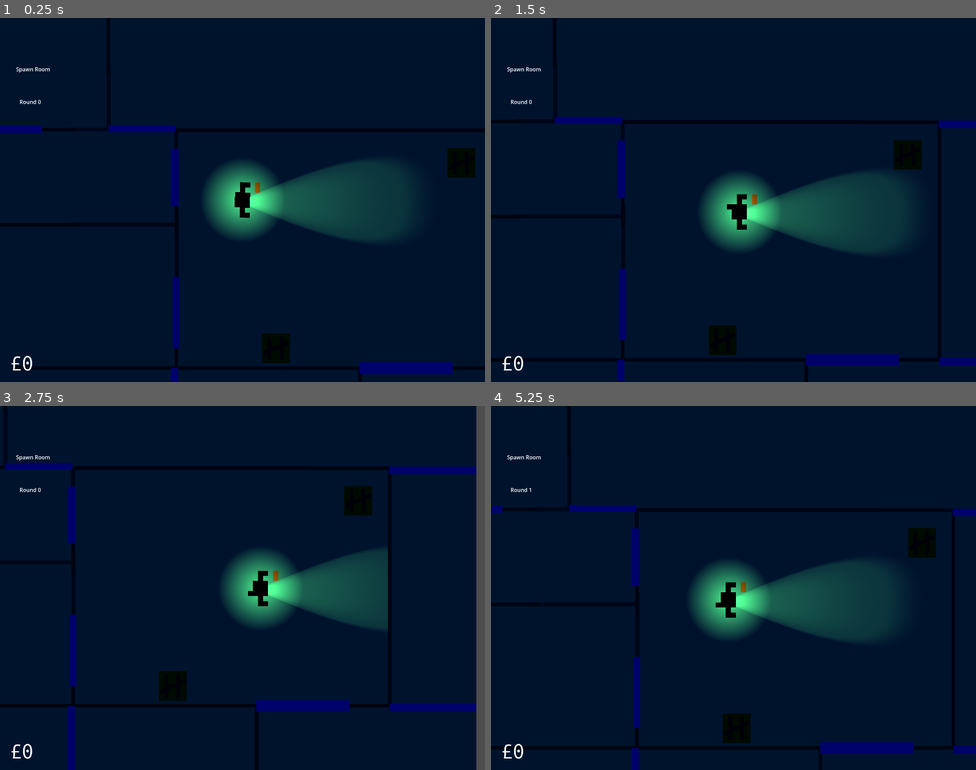
Above: before the commit, frames 1-4 (two rows, left to right).
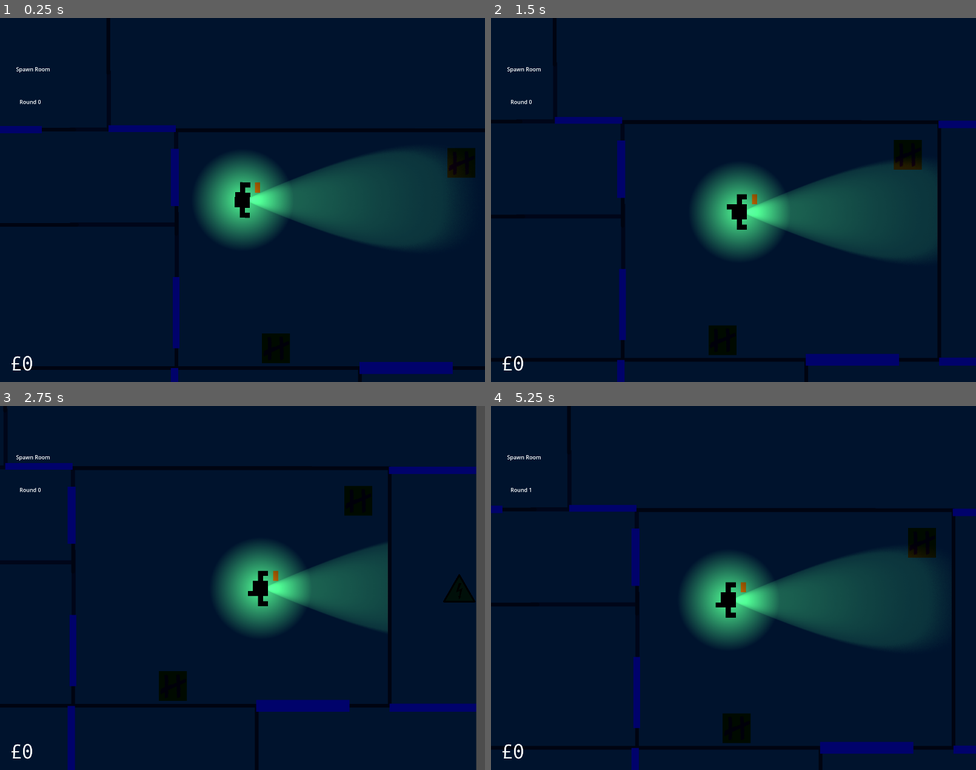
Above: after the commit, the same moments.

Repository: hamzuh/DoubleTap
Game: Godot game, scene res://basescene.tscn
The game is run twice, just before and just after one commit, with the same random seed, the same clock (stepped at 60 frames per second) and the same inputs.
Inputs (mouse positions are in pixels of both pictures, inside the frame that each line leads up to):
- Up to frame 1 (0.25 s): no input
- Up to frame 2 (1.5 s): tap Enter (ui_accept) at 0.5, 0.77, 0.8, 1.07, 1.35 s; move the mouse to (840, 181) at 0.52 s; hold Right (ui_right) 0.53-1.28 s; click (840, 181) at 0.6 s; move the mouse to (636, 218) at 1.27 s; hold Down (ui_down) from 1.28 s (still down)
- Up to frame 3 (2.75 s): tap Enter (ui_accept) at 1.52, 1.82, 2.3 s; click (145, 606) at 1.55 s; move the mouse to (291, 507) at 2.02 s; release Down (ui_down) at 2.03 s; hold Right (ui_right) from 2.03 s (still down); right-click (291, 507) at 2.1 s
- Up to frame 4 (5.25 s): move the mouse to (709, 660) at 2.77 s; release Right (ui_right) at 2.78 s; hold Up (ui_up) 2.78-3.53 s; click (709, 660) at 2.85 s; tap Enter (ui_accept) at 3.02, 3.32, 3.77, 3.8, 4.07, 4.35, 4.52, 4.82 s; move the mouse to (879, 642) at 3.52 s; hold Left (ui_left) 3.53-5.03 s; click (879, 642) at 3.6 s; move the mouse to (588, 533) at 4.27 s; click (588, 533) at 4.55 s; move the mouse to (757, 588) at 5.02 s; hold Down (ui_down) from 5.03 s (still down); right-click (757, 588) at 5.1 s

The runs differ from the first frame. In frame 1, 4.2% of the frame differs, in the area x 40-94%, y 36-63%; in frame 2, 3.9%; in frame 3, 2.8%; in frame 4, 4.2%.
Error before the commit: Invalid access to property or key 'affect_navigation_mesh' on a base object of type 'null instance'. (res://Scripts/level_1.gd:13)

Commit message:
Organised files, added Power Switch.

Diff:
--- a/Entities/bullet.tscn
+++ b/Entities/bullet.tscn
@@ -1,7 +1,7 @@
-[gd_scene load_steps=4 format=3 uid="uid://c3iyx08qiq3g0"]
+[gd_scene format=3 uid="uid://c3iyx08qiq3g0"]
 
-[ext_resource type="Script" path="res://Scripts/bullet.gd" id="1_bmxmr"]
-[ext_resource type="Texture2D" uid="uid://db45asmwuo3bu" path="res://Art/bullet.png" id="1_c1lba"]
+[ext_resource type="Script" uid="uid://bs6xi2p81l4dg" path="res://Scripts/bullet.gd" id="1_bmxmr"]
+[ext_resource type="Texture2D" uid="uid://db45asmwuo3bu" path="res://Art/Misc/bullet.png" id="1_c1lba"]
 
 [sub_resource type="CircleShape2D" id="CircleShape2D_q585c"]
 radius = 13.0
--- a/Entities/enemy.tscn
+++ b/Entities/enemy.tscn
@@ -1,7 +1,7 @@
 [gd_scene format=3 uid="uid://71jhvkusrjf2"]
 
 [ext_resource type="Script" uid="uid://dvwfdnr7sk5wn" path="res://Scripts/Enemy.gd" id="1_rcy1f"]
-[ext_resource type="Texture2D" uid="uid://c24jw8vj2v1ya" path="res://Art/enemy.png" id="2_hyxkg"]
+[ext_resource type="Texture2D" uid="uid://c24jw8vj2v1ya" path="res://Art/Enemies/enemy.png" id="2_hyxkg"]
 
 [sub_resource type="CircleShape2D" id="CircleShape2D_7upyn"]
 radius = 17.0
--- a/Entities/followerenemy.tscn
+++ b/Entities/followerenemy.tscn
@@ -1,7 +1,7 @@
 [gd_scene format=3 uid="uid://bjoeob5rnrna2"]
 
 [ext_resource type="Script" uid="uid://c5b3ape1fuatr" path="res://Scripts/followerEnemy.gd" id="1_swvey"]
-[ext_resource type="Texture2D" uid="uid://c24jw8vj2v1ya" path="res://Art/enemy.png" id="2_sngmf"]
+[ext_resource type="Texture2D" uid="uid://c24jw8vj2v1ya" path="res://Art/Enemies/enemy.png" id="2_sngmf"]
 
 [sub_resource type="CircleShape2D" id="CircleShape2D_7upyn"]
 radius = 17.0
--- a/Entities/player.tscn
+++ b/Entities/player.tscn
@@ -26,8 +26,8 @@
 [ext_resource type="AudioStream" uid="uid://yln8fww8fcs7" path="res://Audio/Player/punch.wav" id="24_g7r2t"]
 [ext_resource type="AudioStream" uid="uid://dlmarqxoc4u8o" path="res://Audio/Player/kick.wav" id="25_x2ley"]
 [ext_resource type="PackedScene" uid="uid://d0360nvb08v21" path="res://Entities/Weapon.tscn" id="26_8qynv"]
-[ext_resource type="Texture2D" uid="uid://c46oujf05mf6" path="res://Art/neutrallight.png" id="27_kksrn"]
-[ext_resource type="Texture2D" uid="uid://dbfo3ovgk4rx" path="res://Art/torch_light.png" id="28_jcafi"]
+[ext_resource type="Texture2D" uid="uid://c46oujf05mf6" path="res://Art/Light Textures/neutrallight.png" id="27_kksrn"]
+[ext_resource type="Texture2D" uid="uid://dbfo3ovgk4rx" path="res://Art/Light Textures/torch_light.png" id="28_jcafi"]
 
 [sub_resource type="SpriteFrames" id="SpriteFrames_6fhto"]
 animations = [{
@@ -197,11 +197,13 @@
 [node name="AuraLight" type="PointLight2D" parent="." unique_id=771704844]
 shadow_enabled = true
 texture = ExtResource("27_kksrn")
+texture_scale = 1.2
 
 [node name="Flashlight" type="PointLight2D" parent="." unique_id=902210503]
 shadow_enabled = true
 texture = ExtResource("28_jcafi")
-offset = Vector2(300, 0)
+offset = Vector2(380, -6)
+texture_scale = 1.2
 
 [connection signal="animation_finished" from="PlayerAnimations" to="State Machine/Attack" method="_on_player_animations_animation_finished"]
 [connection signal="animation_finished" from="PlayerAnimations" to="State Machine/Attack2" method="_on_player_animations_animation_finished"]
--- a/Entities/spawner.tscn
+++ b/Entities/spawner.tscn
@@ -1,7 +1,7 @@
 [gd_scene format=3 uid="uid://bxj6t3coq1d7r"]
 
 [ext_resource type="Script" uid="uid://crikve1pfb73y" path="res://Scripts/spawner.gd" id="1_vooox"]
-[ext_resource type="Texture2D" uid="uid://djbwwt5f5lncc" path="res://Art/Spawners/spawnerlocked.png" id="2_q5cin"]
+[ext_resource type="Texture2D" uid="uid://djbwwt5f5lncc" path="res://Art/Environment/Spawners/spawnerlocked.png" id="2_q5cin"]
 
 [node name="Spawner1" type="Node2D" unique_id=1268905064]
 script = ExtResource("1_vooox")
--- a/Misc/HUD.tscn
+++ b/Misc/HUD.tscn
@@ -37,6 +37,24 @@
 horizontal_alignment = 1
 vertical_alignment = 1
 
+[node name="Power Prompt" type="Label" parent="." unique_id=1346978891]
+visible = false
+anchors_preset = -1
+anchor_left = 0.5
+anchor_top = 0.8
+anchor_right = 0.5
+anchor_bottom = 0.8
+offset_left = -350.0
+offset_top = -49.0
+offset_right = 350.0
+offset_bottom = 21.0
+grow_horizontal = 2
+grow_vertical = 2
+theme_override_font_sizes/font_size = 50
+text = "Press X to switch the power on"
+horizontal_alignment = 1
+vertical_alignment = 1
+
 [node name="Door Debug" type="Label" parent="." unique_id=773563218]
 visible = false
 offset_left = 1160.0
--- a/Scripts/HUD.gd
+++ b/Scripts/HUD.gd
@@ -5,6 +5,7 @@
 @onready var doorDebug = $"Door Debug"
 @onready var roundCounter = $"Round Counter"
 @onready var roomDebug = $"Room Debug"
+@onready var powerMessage = $"Power Prompt"
 
 func _on_player_money_changed(money):
 	moneyLabel.text = ("£" + str(money))
@@ -24,3 +25,10 @@
 
 func _on_main_round_start(roundCount: Variant) -> void:
 	roundCounter.text = "Round " + str(roundCount)
+
+func _on_level_powermessage(openOrClose: Variant) -> void:
+	if openOrClose:
+		powerMessage.text = ("Press X to switch the power on")
+		powerMessage.visible = true
+	else:
+		powerMessage.visible = false
--- a/Scripts/Player/CharacterBody2D.gd
+++ b/Scripts/Player/CharacterBody2D.gd
@@ -21,9 +21,13 @@
 var doorNum: int = 0
 var cost: int = 0
 
+# Switch Variable
+var powerSwitch: bool = false
+
 # Signals
 signal money_changed()
 signal buy_door(doorNum)
+signal powerOn()
 
 # State Machines Variables
 @onready var state_machine: Node = $"State Machine"
@@ -83,8 +87,18 @@
 		if buyDoor and (money >= cost):
 			buy_door.emit(doorNum)
 			spend_money(cost)
+		if powerSwitch:
+			powerOn.emit()
+			$AuraLight.visible = false
+			$Flashlight.visible = false
 	if Input.is_action_just_released("shootaction"):
 		weapon.releaseTrigger()
 		speed = 300
 	if Input.is_action_just_pressed("Swap Weapon"):
 		weapon.swap()
+
+func _on_level_powermessage(openOrClose: Variant) -> void:
+	if openOrClose:
+		powerSwitch = true
+	else:
+		powerSwitch = false
--- a/Scripts/basescene.gd
+++ b/Scripts/basescene.gd
@@ -6,12 +6,12 @@
 var enemy = preload("res://Entities/followerenemy.tscn")
 # Max amount of enemies allowed on screen at once
 # Figure out how to hold spawning until there's space
-var max_enemies = 50
+var max_enemies: int = 50
 # Current round, increase zombie health / speed / amount on the map accordingly
-var round = 0
+var round: int = 0
 # Enemies planned for this round
 # Maybe use timer for consecutive zombies from same spawn
-var enemies_to_spawn
+var enemies_to_spawn: int
 
 signal round_end
 signal round_start(roundCount)
@@ -52,3 +52,6 @@
 	enemies_to_spawn = 5 + (round * 2)
 	round_start.emit(round)
 	spawnTimer.start()
+
+func _on_player_power_on() -> void:
+	$CanvasModulate.visible = false
--- a/Scripts/level_1.gd
+++ b/Scripts/level_1.gd
@@ -8,11 +8,13 @@
 signal doorbuymessage(openOrClose, door, price)
 signal roomchange(roomname)
 
-func _input(event: InputEvent):
-	if Input.is_action_just_pressed("ui_accept"):
-		$NavigationRegion2D/NavigationObstacle2D.affect_navigation_mesh = !$NavigationRegion2D/NavigationObstacle2D.affect_navigation_mesh
-		$NavigationRegion2D.bake_navigation_polygon()
-		print("BAKING...")
+signal powermessage(openOrClose)
+
+#func _input(event: InputEvent):
+	#if Input.is_action_just_pressed("ui_accept"):
+		#$NavigationRegion2D/NavigationObstacle2D.affect_navigation_mesh = !$NavigationRegion2D/NavigationObstacle2D.affect_navigation_mesh
+		#$NavigationRegion2D.bake_navigation_polygon()
+		#print("BAKING...")
 
 func _on_door_buyable_body_shape_entered(body_rid: RID, body: Node2D, body_shape_index: int, local_shape_index: int) -> void:
 	if body == Player:
@@ -162,3 +164,14 @@
 		current_room = "Surprise!"
 		suitable_spawners = [$Spawners/FirstCorridor, $Spawners/OutdoorCubby]
 		roomchange.emit(current_room)
+
+func _on_power_switch_body_entered(body: Node2D) -> void:
+	if body == Player:
+		powermessage.emit(true)
+
+func _on_power_switch_body_exited(body: Node2D) -> void:
+	if body == Player:
+		powermessage.emit(false)
+
+func _on_player_power_on() -> void:
+	$"Power Switch".monitoring = false
--- a/basescene.tscn
+++ b/basescene.tscn
@@ -29,8 +29,12 @@
 [connection signal="round_start" from="." to="HUD" method="_on_main_round_start"]
 [connection signal="buy_door" from="Player" to="Level" method="_on_player_buy_door"]
 [connection signal="money_changed" from="Player" to="HUD" method="_on_player_money_changed"]
+[connection signal="powerOn" from="Player" to="." method="_on_player_power_on"]
+[connection signal="powerOn" from="Player" to="Level" method="_on_player_power_on"]
 [connection signal="doorbuymessage" from="Level" to="Player" method="_on_level_doorbuymessage"]
 [connection signal="doorbuymessage" from="Level" to="HUD" method="_on_level_doorbuymessage"]
+[connection signal="powermessage" from="Level" to="Player" method="_on_level_powermessage"]
+[connection signal="powermessage" from="Level" to="HUD" method="_on_level_powermessage"]
 [connection signal="roomchange" from="Level" to="HUD" method="_on_level_roomchange"]
 [connection signal="timeout" from="SpawnTimer" to="." method="_on_spawn_timer_timeout"]
 [connection signal="timeout" from="RoundTimer" to="." method="_on_round_timer_timeout"]
--- a/level1.tscn
+++ b/level1.tscn
@@ -1,18 +1,19 @@
 [gd_scene format=3 uid="uid://2vtemamcqq6h"]
 
-[ext_resource type="Texture2D" uid="uid://c1xbgnxm7sxgt" path="res://Art/level.png" id="1_1rijo"]
+[ext_resource type="Texture2D" uid="uid://c1xbgnxm7sxgt" path="res://Art/Environment/level.png" id="1_1rijo"]
 [ext_resource type="Script" uid="uid://buwsa75o6wx3u" path="res://Scripts/level_1.gd" id="1_dopym"]
-[ext_resource type="Texture2D" uid="uid://653ecrx0x8p0" path="res://Art/doors/d1.png" id="3_hx44q"]
-[ext_resource type="Texture2D" uid="uid://mt68f64h44ey" path="res://Art/doors/d2.png" id="4_n8vhr"]
-[ext_resource type="Texture2D" uid="uid://ceyunifd3jv3g" path="res://Art/doors/d3.png" id="5_eqrsh"]
-[ext_resource type="Texture2D" uid="uid://dibktj7bhsf0f" path="res://Art/doors/d4.png" id="6_3l65w"]
-[ext_resource type="Texture2D" uid="uid://buna2vu4q72s0" path="res://Art/doors/d5.png" id="7_rjtee"]
-[ext_resource type="Texture2D" uid="uid://drh3o7f7esagf" path="res://Art/doors/d6.png" id="8_1idop"]
-[ext_resource type="Texture2D" uid="uid://drftwk52omxy6" path="res://Art/doors/d7.png" id="9_beq0j"]
-[ext_resource type="Texture2D" uid="uid://dtpvbwgk8rs6q" path="res://Art/doors/d8.png" id="10_nauge"]
-[ext_resource type="Texture2D" uid="uid://ckmxg0oousm83" path="res://Art/doors/d9.png" id="11_ycv2e"]
-[ext_resource type="Texture2D" uid="uid://1dtc54ctl6nw" path="res://Art/doors/d10.png" id="12_c5gc3"]
+[ext_resource type="Texture2D" uid="uid://653ecrx0x8p0" path="res://Art/Environment/Doors/d1.png" id="3_hx44q"]
+[ext_resource type="Texture2D" uid="uid://mt68f64h44ey" path="res://Art/Environment/Doors/d2.png" id="4_n8vhr"]
+[ext_resource type="Texture2D" uid="uid://ceyunifd3jv3g" path="res://Art/Environment/Doors/d3.png" id="5_eqrsh"]
+[ext_resource type="Texture2D" uid="uid://dibktj7bhsf0f" path="res://Art/Environment/Doors/d4.png" id="6_3l65w"]
+[ext_resource type="Texture2D" uid="uid://buna2vu4q72s0" path="res://Art/Environment/Doors/d5.png" id="7_rjtee"]
+[ext_resource type="Texture2D" uid="uid://drh3o7f7esagf" path="res://Art/Environment/Doors/d6.png" id="8_1idop"]
+[ext_resource type="Texture2D" uid="uid://drftwk52omxy6" path="res://Art/Environment/Doors/d7.png" id="9_beq0j"]
+[ext_resource type="Texture2D" uid="uid://dtpvbwgk8rs6q" path="res://Art/Environment/Doors/d8.png" id="10_nauge"]
+[ext_resource type="Texture2D" uid="uid://ckmxg0oousm83" path="res://Art/Environment/Doors/d9.png" id="11_ycv2e"]
+[ext_resource type="Texture2D" uid="uid://1dtc54ctl6nw" path="res://Art/Environment/Doors/d10.png" id="12_c5gc3"]
 [ext_resource type="PackedScene" uid="uid://bxj6t3coq1d7r" path="res://Entities/spawner.tscn" id="13_n8vhr"]
+[ext_resource type="Texture2D" uid="uid://blrfbk1g7j8k8" path="res://Art/Environment/powerswitch.png" id="14_eqrsh"]
 
 [sub_resource type="RectangleShape2D" id="RectangleShape2D_brumv"]
 size = Vector2(952, 11)
@@ -178,6 +179,9 @@
 [sub_resource type="OccluderPolygon2D" id="OccluderPolygon2D_nauge"]
 polygon = PackedVector2Array(-208, 795, -199, 795, -199, 1003, -209, 1002)
 
+[sub_resource type="RectangleShape2D" id="RectangleShape2D_6wmxb"]
+size = Vector2(114, 104)
+
 [node name="Level" type="StaticBody2D" unique_id=2119496087 groups=["World"]]
 script = ExtResource("1_dopym")
 
@@ -582,6 +586,17 @@
 
 [node name="LightOccluder2D7" type="LightOccluder2D" parent="Occluders" unique_id=305070264]
 occluder = SubResource("OccluderPolygon2D_nauge")
+
+[node name="Power Switch" type="Area2D" parent="." unique_id=858898078]
+position = Vector2(950, 150)
+
+[node name="Sprite2D" type="Sprite2D" parent="Power Switch" unique_id=1065267746]
+scale = Vector2(0.05, 0.05)
+texture = ExtResource("14_eqrsh")
+
+[node name="CollisionShape2D" type="CollisionShape2D" parent="Power Switch" unique_id=2082775702]
+position = Vector2(-2, 0)
+shape = SubResource("RectangleShape2D_6wmxb")
 
 [connection signal="body_shape_entered" from="DoorBuyable" to="." method="_on_door_buyable_body_shape_entered"]
 [connection signal="body_shape_exited" from="DoorBuyable" to="." method="_on_door_buyable_body_shape_exited"]
@@ -593,3 +608,5 @@
 [connection signal="body_entered" from="Rooms/The Great Outdoors" to="." method="_on_the_great_outdoors_body_entered"]
 [connection signal="body_entered" from="Rooms/Hell Shed" to="." method="_on_hell_shed_body_entered"]
 [connection signal="body_entered" from="Rooms/Surprise!" to="." method="_on_surprise_body_entered"]
+[connection signal="body_entered" from="Power Switch" to="." method="_on_power_switch_body_entered"]
+[connection signal="body_exited" from="Power Switch" to="." method="_on_power_switch_body_exited"]
--- a/project.godot
+++ b/project.godot
@@ -18,7 +18,7 @@
 run/main_scene="res://basescene.tscn"
 config/features=PackedStringArray("4.6", "Forward Plus")
 run/max_fps=60
-config/icon="res://Art/icon.png"
+config/icon="res://Art/Misc/icon.png"
 
 [display]
 
Renamed: Art/enemy.png -> Art/Enemies/enemy.png
Not shown, changed: Art/Enemies/enemy.png.import
Renamed: Art/doors/d1.png -> Art/Environment/Doors/d1.png
Not shown, changed: Art/Environment/Doors/d1.png.import
Renamed: Art/doors/d10.png -> Art/Environment/Doors/d10.png
Not shown, changed: Art/Environment/Doors/d10.png.import
Renamed: Art/doors/d2.png -> Art/Environment/Doors/d2.png
Not shown, changed: Art/Environment/Doors/d2.png.import
Renamed: Art/doors/d3.png -> Art/Environment/Doors/d3.png
Not shown, changed: Art/Environment/Doors/d3.png.import
Renamed: Art/doors/d4.png -> Art/Environment/Doors/d4.png
Not shown, changed: Art/Environment/Doors/d4.png.import
(and 31 more such lines)
